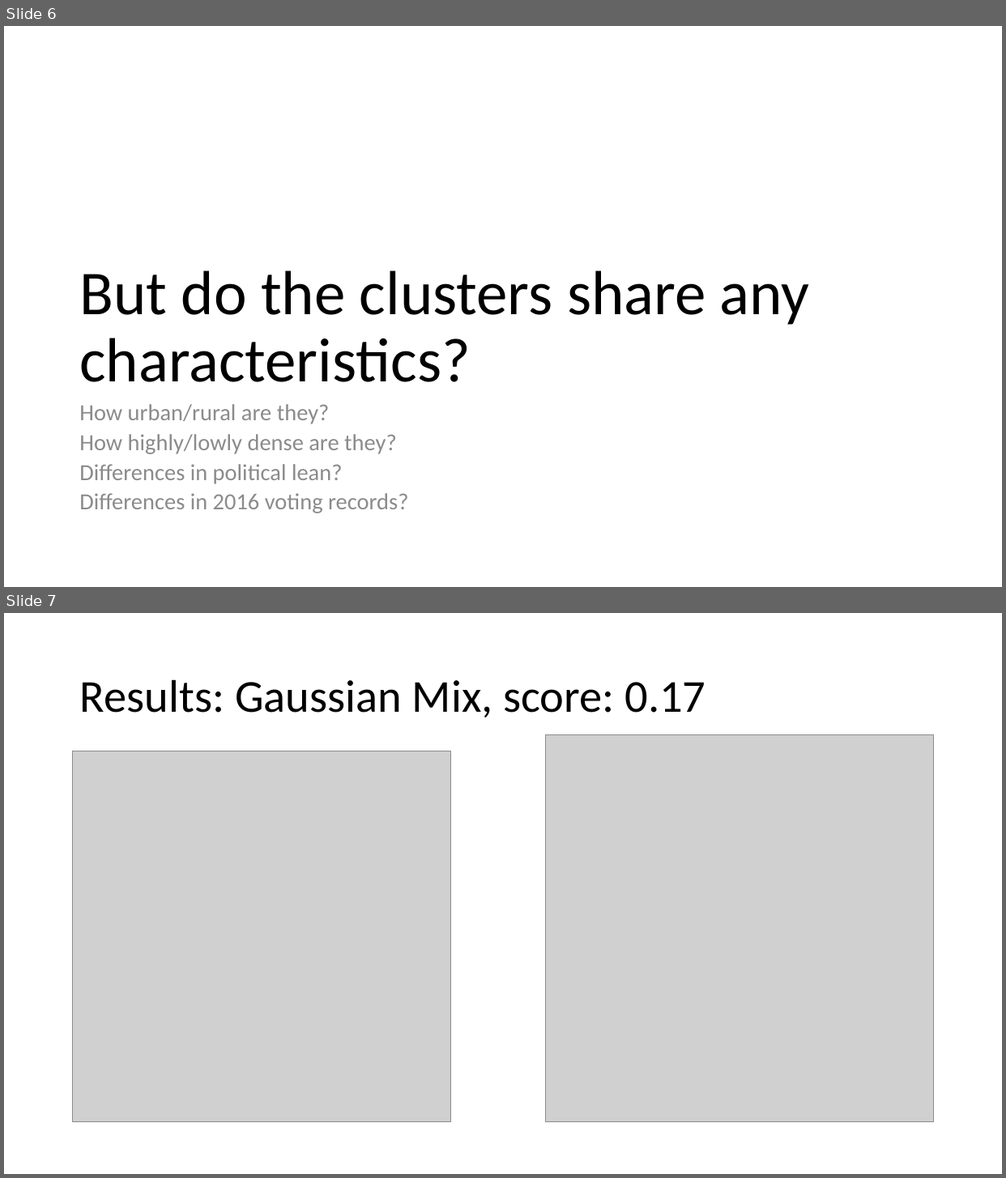
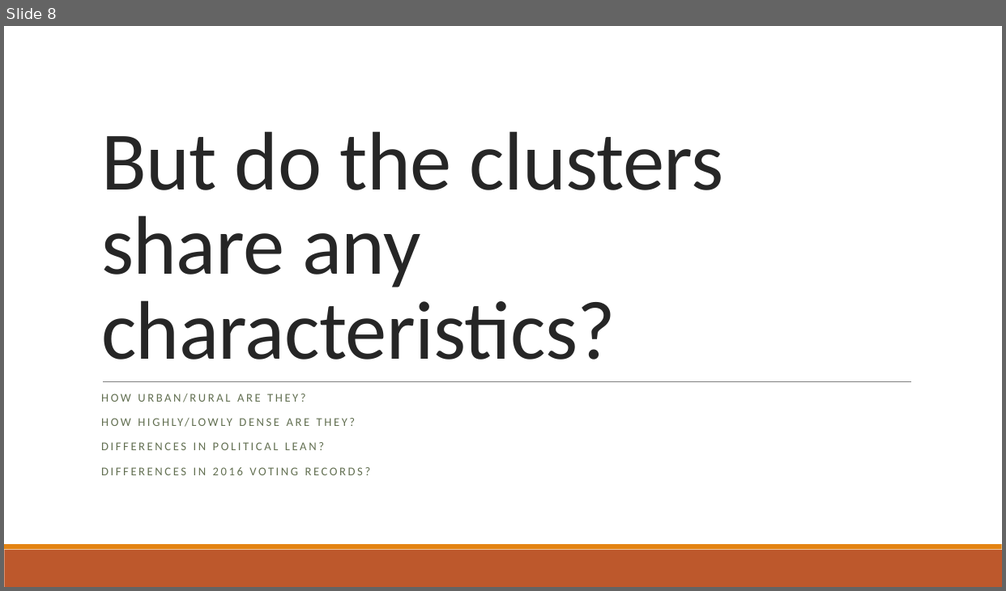
Before and after one commit to lobodemonte/big-data-for-public-policy, a slide deck: final/presentation.pptx. Shown one above the other, each under a label of ours: slides 6 and 7 before the commit, slide 8 after it. The pictures are 1006x1178 and 1006x591 pixels, drawn with LibreOffice and Linux fonts; fonts in the diff are those of the drawing; grey boxes stand for pictures. Boxes give left, top, right and bottom in pixels: in the first picture for what was removed or moved away, otherwise in the second. Text is boxed around its words. In the diff, an @@ line names an element or a change of style, - is before the commit and + after.

```diff
--- a/final/presentation.pptx
+++ b/final/presentation.pptx
@@ slide 7 removed at [4, 613, 1002, 1174], background #FFFFFF @@
@@ title removed at [80, 679, 706, 717] @@
-Results: Gaussian Mix, score: 0.17
@@ picture removed at [73, 752, 451, 1122] @@
@@ picture removed at [546, 735, 934, 1122] @@
@@ what was slide 6 is now slide 8 @@
@@ slide 8 changed as well @@
@@ title "But do the clusters share ...": place and size @@
-title "But do the clusters share ..." at [79, 271, 810, 382]
+title "But do the clusters share ..." at [101, 131, 723, 360]
@@ title "But do the clusters share ..." at [101, 131, 723, 360]: size 60 to 80 pt, text colour #000000 to #262626, letter spacing 0 to -0.5 pt; line spacing 0.9 to 0.85 @@
@@ line added from (103, 382) to (911, 382), #808080 0.5 pt @@
@@ text at [101, 394, 371, 476]: text changed; size 22.2 to 11.4 pt; text colour #8C8C8C to #637052 @@
-How urban/rural are they?
-How highly/lowly dense are they?
-Differences in political lean?
-Differences in 2016 voting records?
+HOW URBAN/RURAL ARE THEY?
+HOW HIGHLY/LOWLY DENSE ARE THEY?
+DIFFERENCES IN POLITICAL LEAN?
+DIFFERENCES IN 2016 VOTING RECORDS?
@@ rectangle added at [4, 550, 1002, 587], fill #BD582C @@
@@ rectangle added at [4, 544, 1002, 550], fill #E48312 @@
```
Also in this commit, not shown: 10 other slides changed, 3 slides added, 2 other slides removed, 1 other file.
